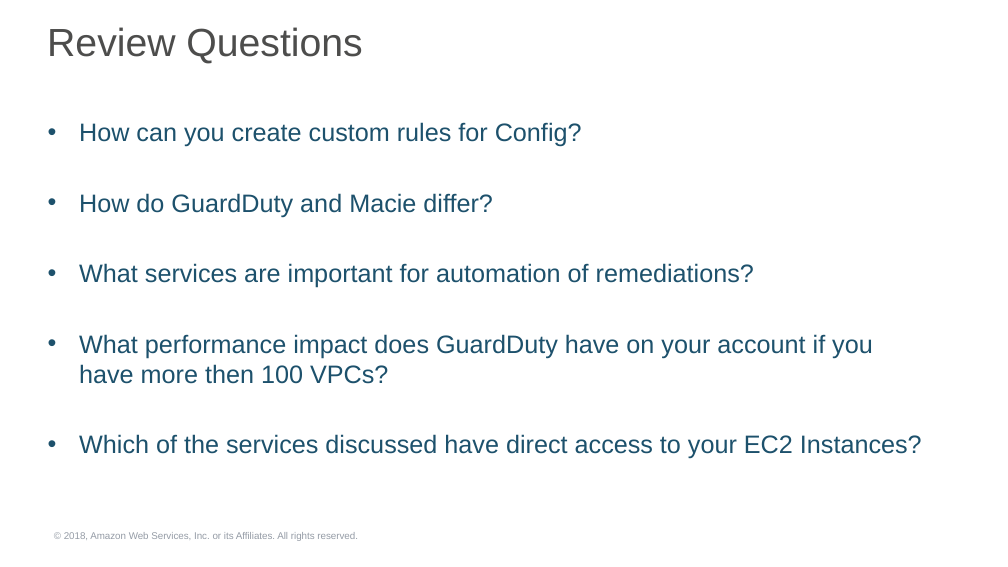
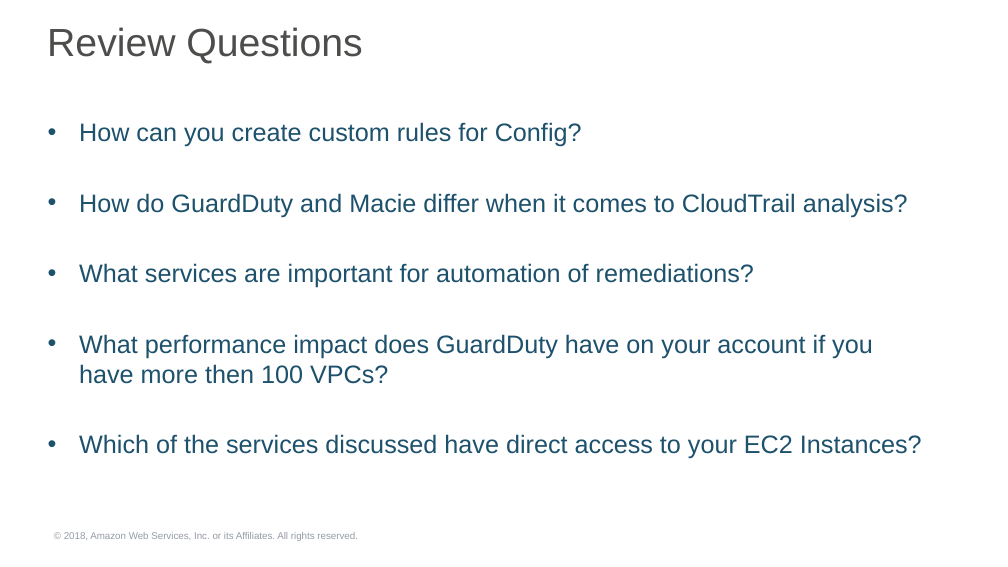
Before and after one commit to robnolen/aws-security-workshops, a slide deck: slide 29 of threat-detection-wksp/presentations/threat-detection-wksp-module2-presentation.pptx (slide 30 before the commit). Drawn at 1008x567 pixels with LibreOffice and Linux fonts; fonts in the diff are those of the drawing; background and template pictures are left out. Boxes give left, top, right and bottom in pixels: in the first picture for what was removed or moved away, otherwise in the second. Text is boxed around its words. In the diff, an @@ line names an element or a change of style, - is before the commit and + after.

```diff
--- a/threat-detection-wksp/presentations/threat-detection-wksp-module2-presentation.pptx
+++ b/threat-detection-wksp/presentations/threat-detection-wksp-module2-presentation.pptx
@@ text at (x1=79, y1=193, x2=908, y2=217): text changed @@
-• How do GuardDuty and Macie differ?
+• How do GuardDuty and Macie differ when it comes to CloudTrail analysis?
```
Also in this commit, not shown: 12 other slides changed, 1 slide removed, 2 other files.
